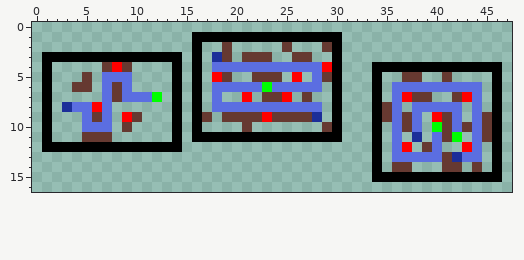
File history of a pixel-art file, Asesprite/Level Designs.aseprite. That is the earlier state.
82x68 pixels, 1 frame. Shown: x 0..47, y 0..16.
The same view after the edit:
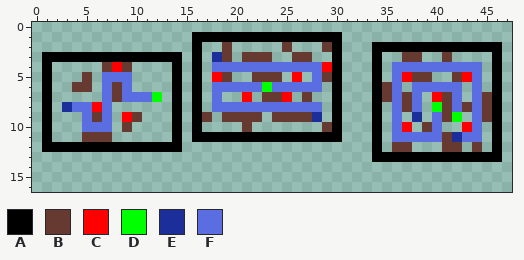
Palette (. is transparent): A #000000  B #663931  C #ff0000  D #00ff00  E #1c2e99  F #5b6ee1
The edit:
There is now colour A in row 2 at x 34 to 46; in row 3 at x 34 and 46; in row 13 at x 35 and 45.
The edit turns colour B into colour A in row 13 at x 41.
The edit turns colour E into colour A in row 13 at x 42.
The edit turns colour F into colour A in row 13 at x 36 to 40 and 43 to 44.
There is now colour B in row 3 at x 37 to 38 and 41; in row 5 at x 39 and 42; in row 6 at x 35; in row 7 at x 35, 41 and 45; in row 8 at x 37, 43 and 45; in row 10 at x 39.
There is now colour B in row 12 at x 41 to 42.
The edit turns colour C into colour B in row 7 at x 37; in row 12 at x 37.
The edit turns colour F into colour B in row 8 at x 41; in row 12 at x 36 and 44.
There is now colour C in row 5 at x 43; in row 7 at x 40.
The edit turns colour B into colour C in row 5 at x 37; in row 10 at x 37 and 43.
The edit turns colour F into colour D in row 8 at x 40; in row 9 at x 42.
The edit turns colour D into colour E in row 11 at x 42.
The edit turns colour F into colour E in row 9 at x 38.
There is now colour F in row 5 at x 36 and 44; in row 11 at x 37, 39 and 43.
The edit turns colour A into colour F in row 4 at x 36 to 44.
The edit turns colour B into colour F in row 7 at x 38 and 42.
The edit turns colour C into colour F in row 9 at x 40.
The edit turns colour D into colour F in row 10 at x 40.
The edit turns colour E into colour F in row 11 at x 38.
The author cleared colour A in row 4 at x 35 and 45; in row 14 at x 34 and 46; in row 15 at x 34 to 46.
The author cleared colour B in row 5 at x 41; in row 7 at x 39; in row 8 at x 35; in row 9 at x 35 and 37; in row 10 at x 41 and 45; in row 11 at x 45.
The author cleared colour B in row 12 at x 39; in row 14 at x 36 to 37, 41 to 42 and 44.
The author cleared colour C in row 7 at x 43; in row 9 at x 23; in row 12 at x 43.
The author cleared colour F in row 6 at x 37 and 43; in row 8 at x 39; in row 10 at x 38 and 42; in row 12 at x 40.
Changed places in both pictures, as pixel boxes (x1, y1, x2, y2):
changed: (372, 42, 502, 182)
erased: (262, 112, 272, 122)
